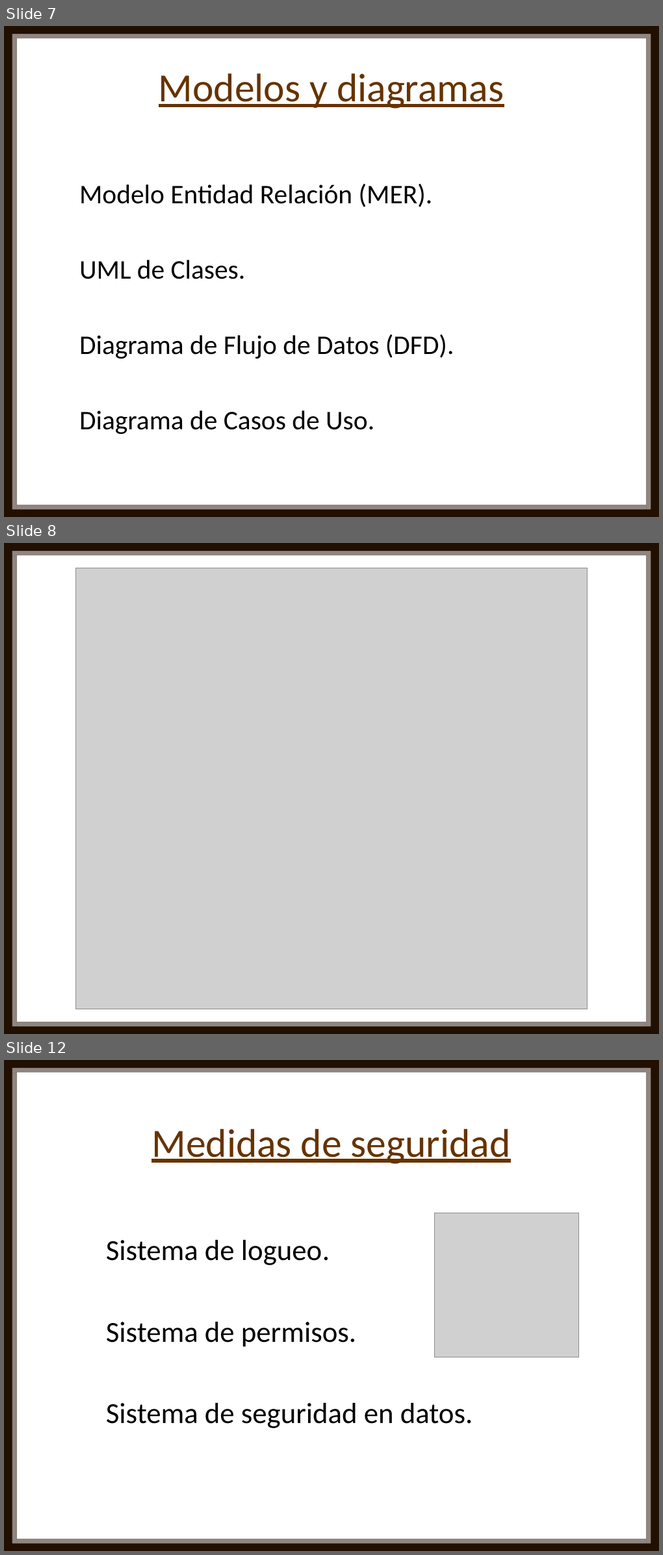
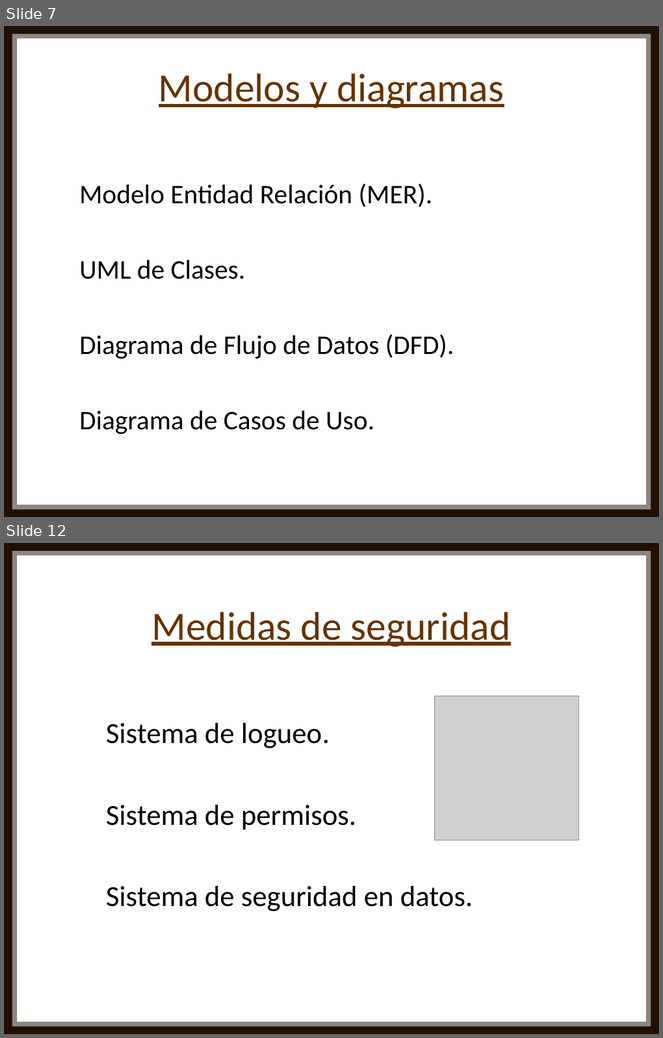
Before and after one commit to Nahuel2998/Nu-CaBuPa, a slide deck: Proyecto/Presentación Nu-CaBuPa.pptx. Shown one above the other, each under a label of ours: slides 7, 8 and 12 before the commit, slides 7 and 12 after it; the slides between them are not shown. The pictures are 663x1555 and 663x1038 pixels, drawn with LibreOffice and Linux fonts; fonts in the diff are those of the drawing; grey boxes stand for pictures. Boxes give left, top, right and bottom in pixels: in the first picture for what was removed or moved away, otherwise in the second. Text is boxed around its words. In the diff, an @@ line names an element or a change of style, - is before the commit and + after.

```diff
--- a/Proyecto/Presentación Nu-CaBuPa.pptx
+++ b/Proyecto/Presentación Nu-CaBuPa.pptx
@@ slide 8 removed at bbox=[4, 543, 659, 1034], background #FFFFFF @@
@@ rectangle removed at bbox=[4, 546, 659, 555] @@
@@ rectangle removed at bbox=[4, 543, 659, 551] @@
@@ rectangle removed at bbox=[4, 546, 12, 1034] @@
@@ rectangle removed at bbox=[7, 556, 17, 1032] @@
@@ rectangle removed at bbox=[646, 556, 655, 1034] @@
@@ rectangle removed at bbox=[651, 548, 659, 1031] @@
@@ picture removed at bbox=[76, 568, 588, 1010] @@
@@ rectangle removed at bbox=[4, 1027, 659, 1034] @@
@@ rectangle removed at bbox=[17, 1022, 647, 1032] @@
```
Also in this commit, not shown: 3 slides changed, 1 slide added.
